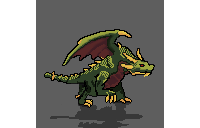
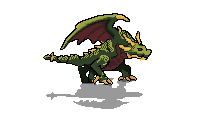
Before/after of a 200×128 layered artwork. What changed in the layer stack:
painted on "Body" over <box>36,0,164,128</box>
painted on "shadow" over <box>36,64,164,128</box>
hid "Background" over <box>36,0,128,128</box>